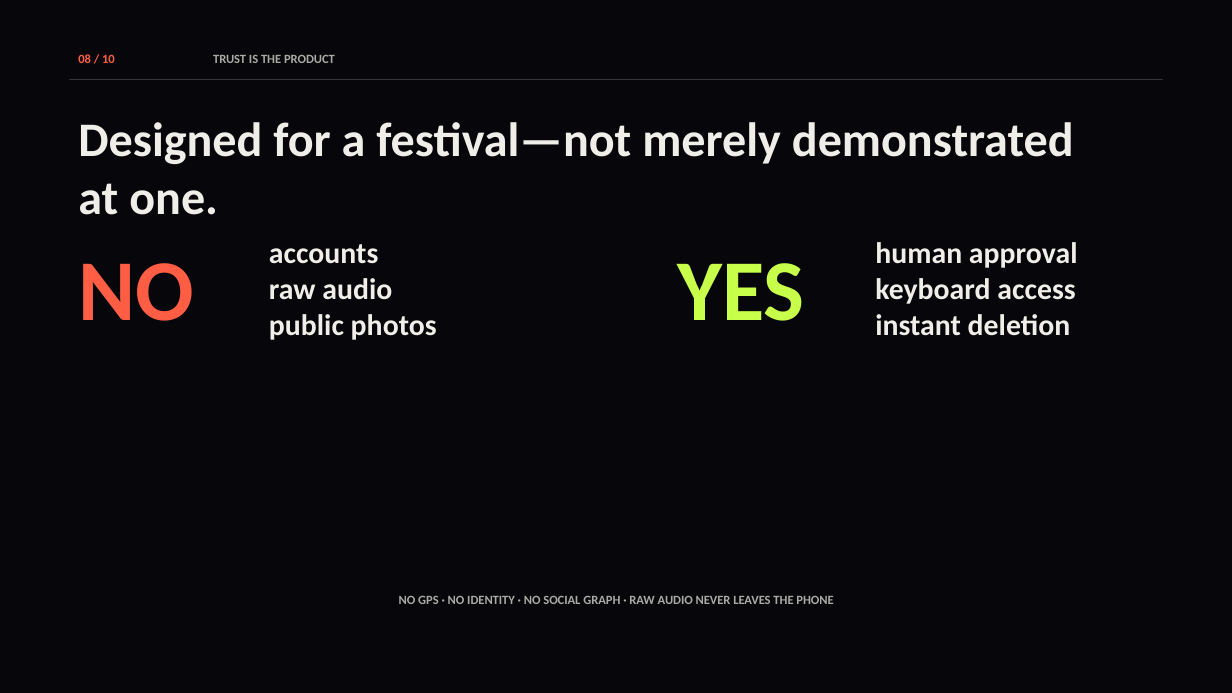
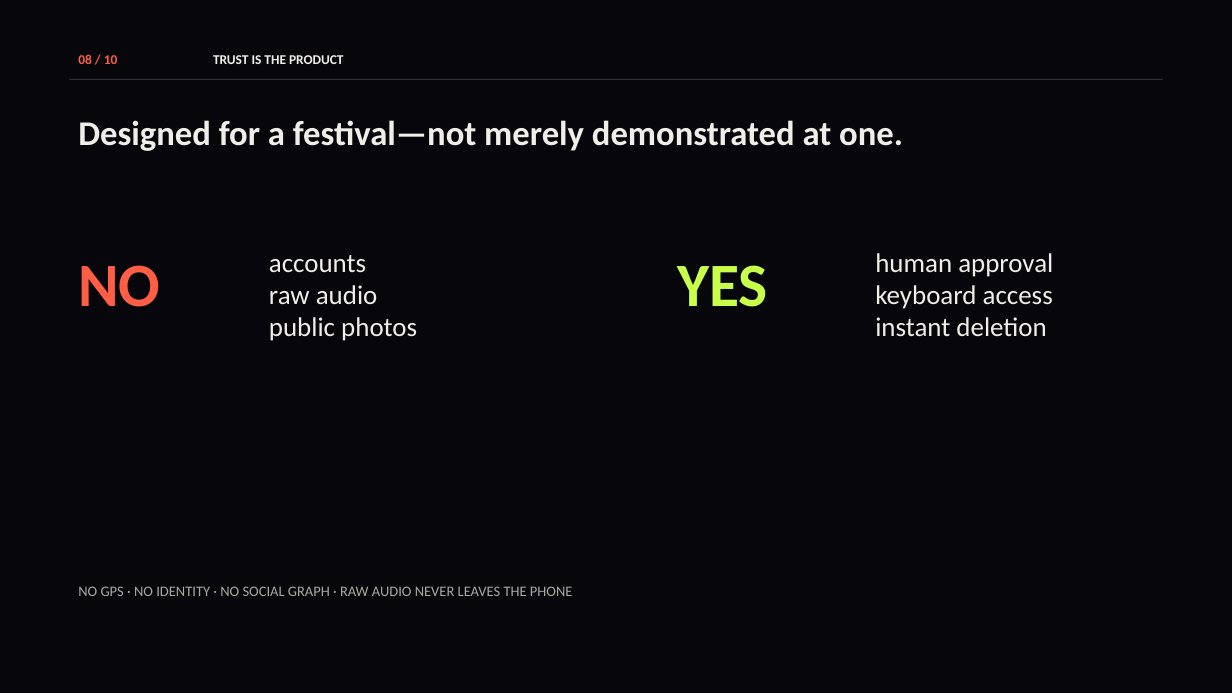
Before and after one commit to vnmoorthy/same-sky, a slide deck: slide 8 of docs/Same-Sky-Hackathon-Deck.pptx. Drawn at 1232x693 pixels with LibreOffice and Linux fonts; fonts in the diff are those of the drawing. Boxes give left, top, right and bottom in pixels: in the first picture for what was removed or moved away, otherwise in the second. Text is boxed around its words. In the diff, an @@ line names an element or a change of style, - is before the commit and + after.

```diff
--- a/docs/Same-Sky-Hackathon-Deck.pptx
+++ b/docs/Same-Sky-Hackathon-Deck.pptx
@@ text "08 / 10" at (78,54,118,64): size 9.8 to 10.5 pt @@
@@ text "TRUST IS THE PRODUCT" at (213,55,344,64): size 9.8 to 10.5 pt, text colour #AAA9A3 to #F0EEE8 @@
@@ text "Designed for a festival—not merely ..." at (78,120,903,151): size 37.5 to 27 pt @@
@@ text "NO" at (78,265,160,307): size 67.5 to 48 pt @@
@@ text "accounts": place and size @@
-text "accounts" at (269,244,437,340)
+text "accounts" at (269,255,417,341)
@@ text "accounts" at (269,255,417,341): size 23.2 to 21 pt, bold off @@
@@ text "YES" at (677,265,767,307): size 67.5 to 48 pt @@
@@ text "human approval" at (875,253,1053,337): size 23.2 to 21 pt, bold off @@
@@ text "human approval": place and size @@
-text "human approval" at (875,242,1078,336)
+text "human approval" at (875,253,1053,337)
@@ text "NO GPS · NO IDENTITY ...": place and size @@
-text "NO GPS · NO IDENTITY ..." at (399,596,833,604)
+text "NO GPS · NO IDENTITY ..." at (78,586,573,596)
@@ text "NO GPS · NO IDENTITY ..." at (78,586,573,596): size 9.8 to 11.2 pt, bold off; alignment centre to left @@
```
Also in this commit, not shown: 9 other slides changed, 5 other files.
